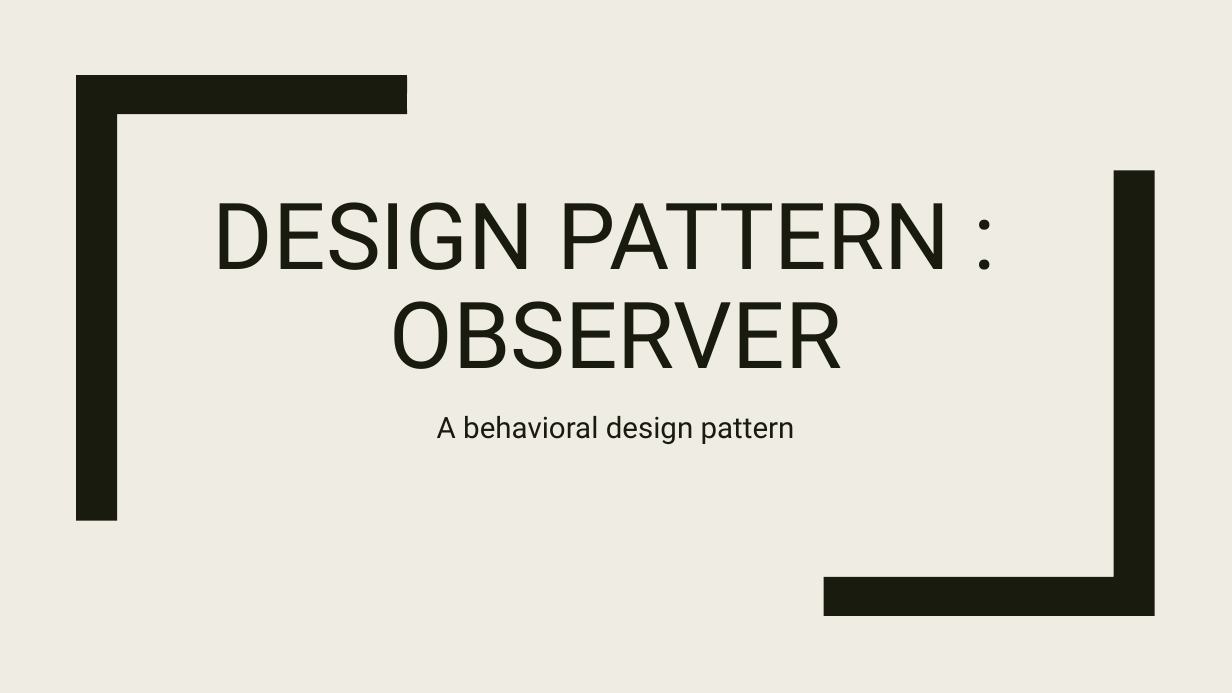
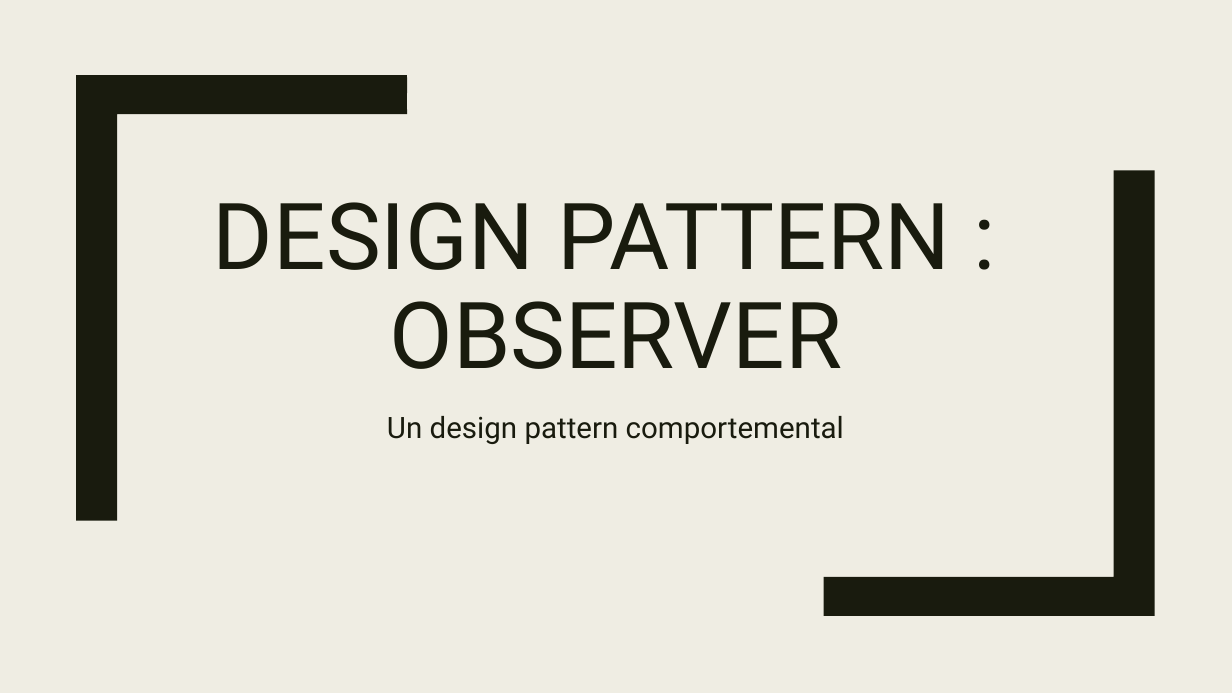
Before and after one commit to klagrassa/observer_dp, a slide deck: slide 1 of presentation.pptx. Drawn at 1232x693 pixels with LibreOffice and Linux fonts; fonts in the diff are those of the drawing. Boxes give left, top, right and bottom in pixels: in the first picture for what was removed or moved away, otherwise in the second. Text is boxed around its words. In the diff, an @@ line names an element or a change of style, - is before the commit and + after.

```diff
--- a/presentation.pptx
+++ b/presentation.pptx
@@ subtitle at [387,416,844,444]: text changed @@
-A behavioral design pattern
+Un design pattern comportemental
```
Also in this commit, not shown: 3 other slides changed, 2 slides added, 1 slide removed, 13 other files.
